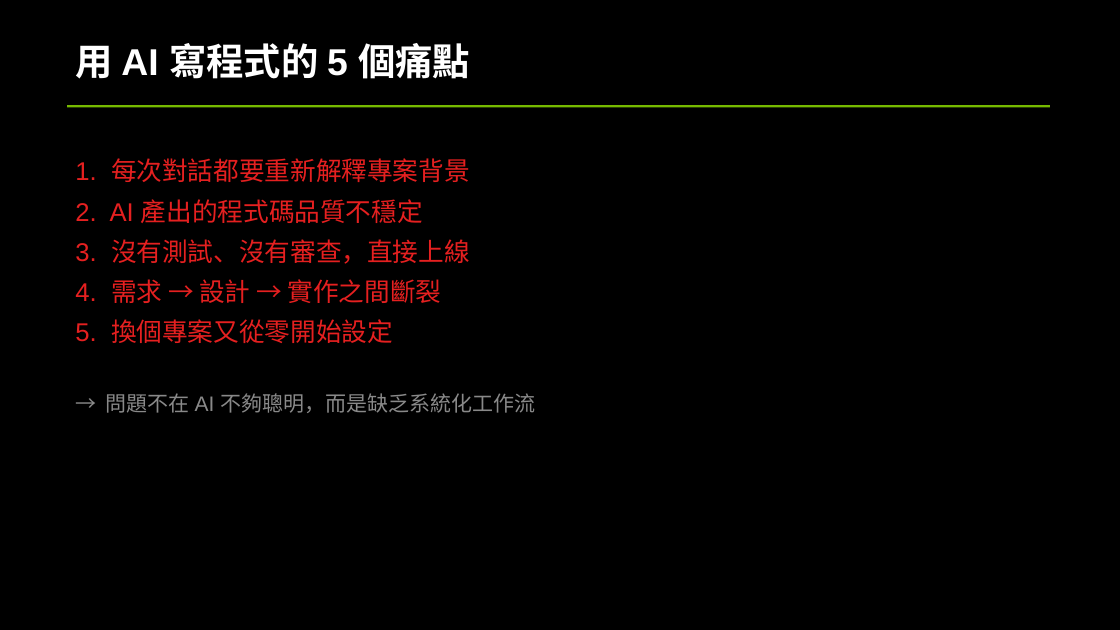
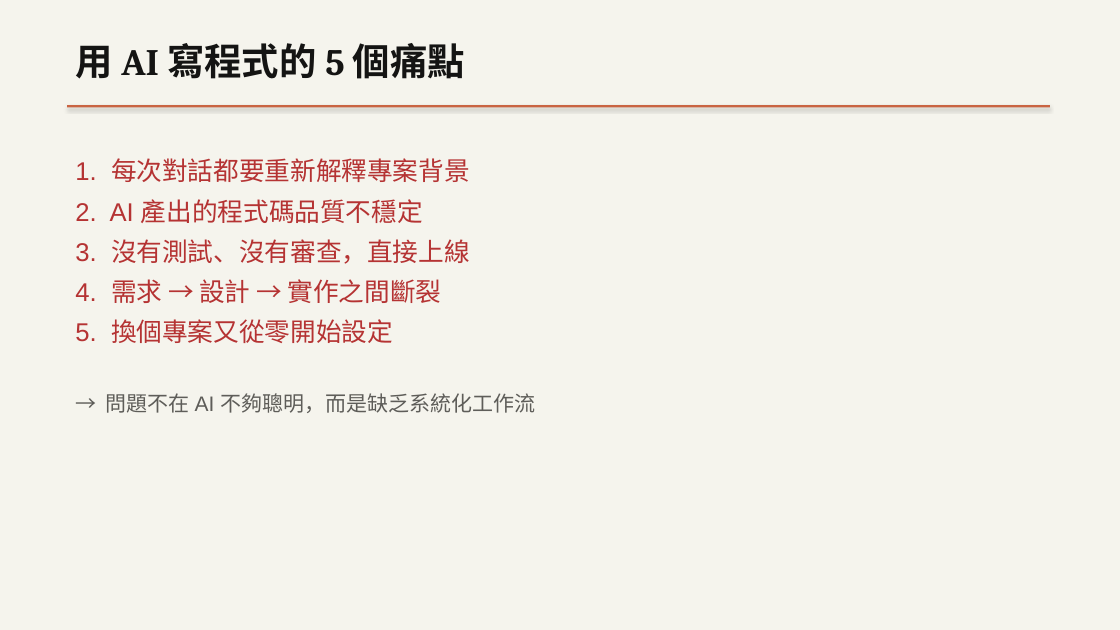
Before and after one commit to bheadwei/claude-GUNDAM-zh-tw, a slide deck: slide 3 of workshop/docs/slides/VibeCoding_Workshop.pptx. Drawn at 1120x630 pixels with LibreOffice and Linux fonts; fonts in the diff are those of the drawing. Boxes give left, top, right and bottom in pixels: in the first picture for what was removed or moved away, otherwise in the second. Text is boxed around its words. In the diff, an @@ line names an element or a change of style, - is before the commit and + after.

Commit message:
style(workshop): PPTX 切換為 Claude (Anthropic) 設計風格
- 背景：True Black → Parchment #f5f4ed（羊皮紙暖調）
- 程式碼框底：Near Black → Ivory #faf9f5
- 程式碼框邊：BG_CODE 同色 → Warm Sand #e8e6dc（清晰邊界）
- 主強調：NVIDIA Green → Terracotta #c96442（赤陶品牌色）
- 主文字：Pure White → Anthropic Near Black #141413（暖夜黑）
- 輔助文字：Gray 300/400/500 → Dark Warm / Olive Gray / Stone Gray（暖中性）
- 警告：Yellow 300 → Coral #d97757（赤陶變體）
- 錯誤：Red 500 → Error Crimson #b53333（暖紅）
- 標題字體：Arial → Georgia（仿 Anthropic Serif 書本感）

來源：.claude/ui/claude/DESIGN.md

```diff
--- a/workshop/docs/slides/VibeCoding_Workshop.pptx
+++ b/workshop/docs/slides/VibeCoding_Workshop.pptx
@@ background #000000 to #F5F4ED @@
@@ text "用 AI 寫程式的 5 個痛點" at [75, 43, 465, 79]: font Arial to Cambria, text colour #FFFFFF to #141413 @@
@@ rectangle at [67, 105, 1050, 108]: fill #76B900 to #C96442 @@
@@ text "1. 每次對話都要重新解釋專案背景" at [75, 158, 535, 413]: text colour #E52020 to #B53333 in "1. 每次對話都要重新解釋專案背景", "2. AI 產出的程式碼品質不穩定", "3. 沒有測試、沒有審查，直接上線", "4. 需求 → 設計 → 實作之間斷裂" and 1 more places; text colour #898989 to #5E5D59 in "→ 問題不在 AI 不夠聰明，而是缺乏系統化工作流" @@
```
Also in this commit, not shown: 45 other slides changed, 1 other file.
